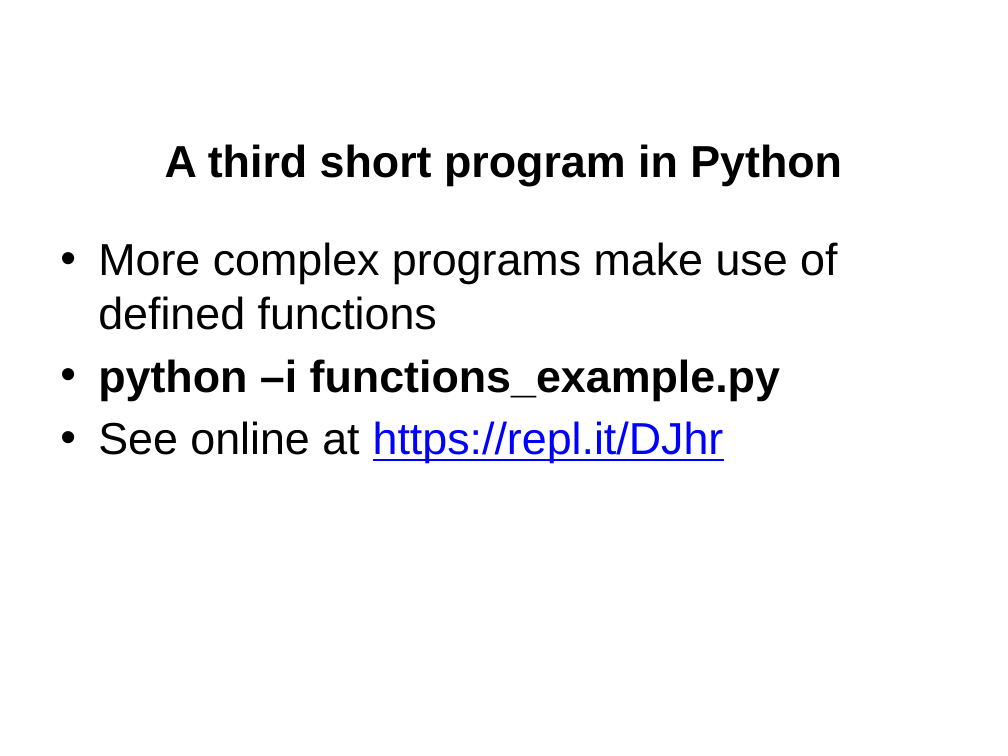
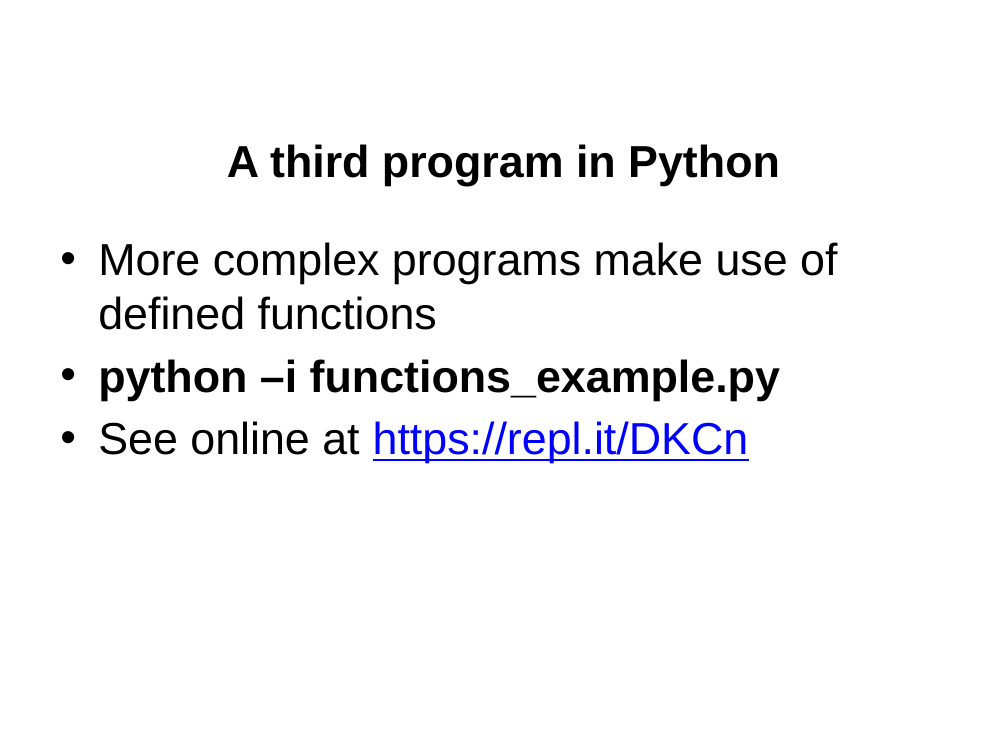
Before and after one commit to jgerity/talks, a slide deck: slide 8 of 2016/computing_workgroup/intro-to-python/intro-to-python.pptx (slide 9 before the commit). Drawn at 1008x756 pixels with LibreOffice and Linux fonts; fonts in the diff are those of the drawing; background and template pictures are left out. Boxes give left, top, right and bottom in pixels: in the first picture for what was removed or moved away, otherwise in the second. Text is boxed around its words. In the diff, an @@ line names an element or a change of style, - is before the commit and + after.

```diff
--- a/2016/computing_workgroup/intro-to-python/intro-to-python.pptx
+++ b/2016/computing_workgroup/intro-to-python/intro-to-python.pptx
@@ title at [227, 144, 780, 186]: text changed @@
-A third short program in Python
+A third program in Python
@@ text at [98, 421, 749, 463]: text changed @@
-• See online at https://repl.it/DJhr
+• See online at https://repl.it/DKCn
```
Also in this commit, not shown: 7 other slides changed, 5 slides added, 1 slide removed.
